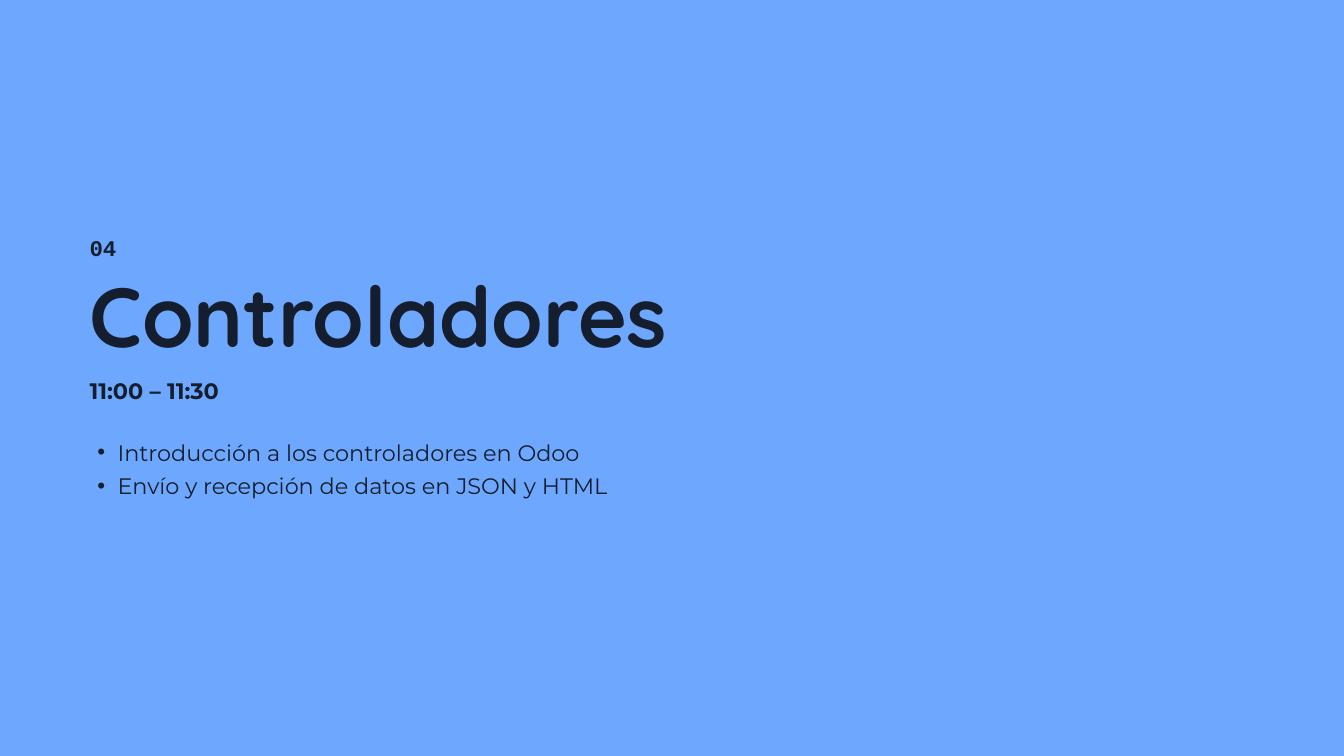
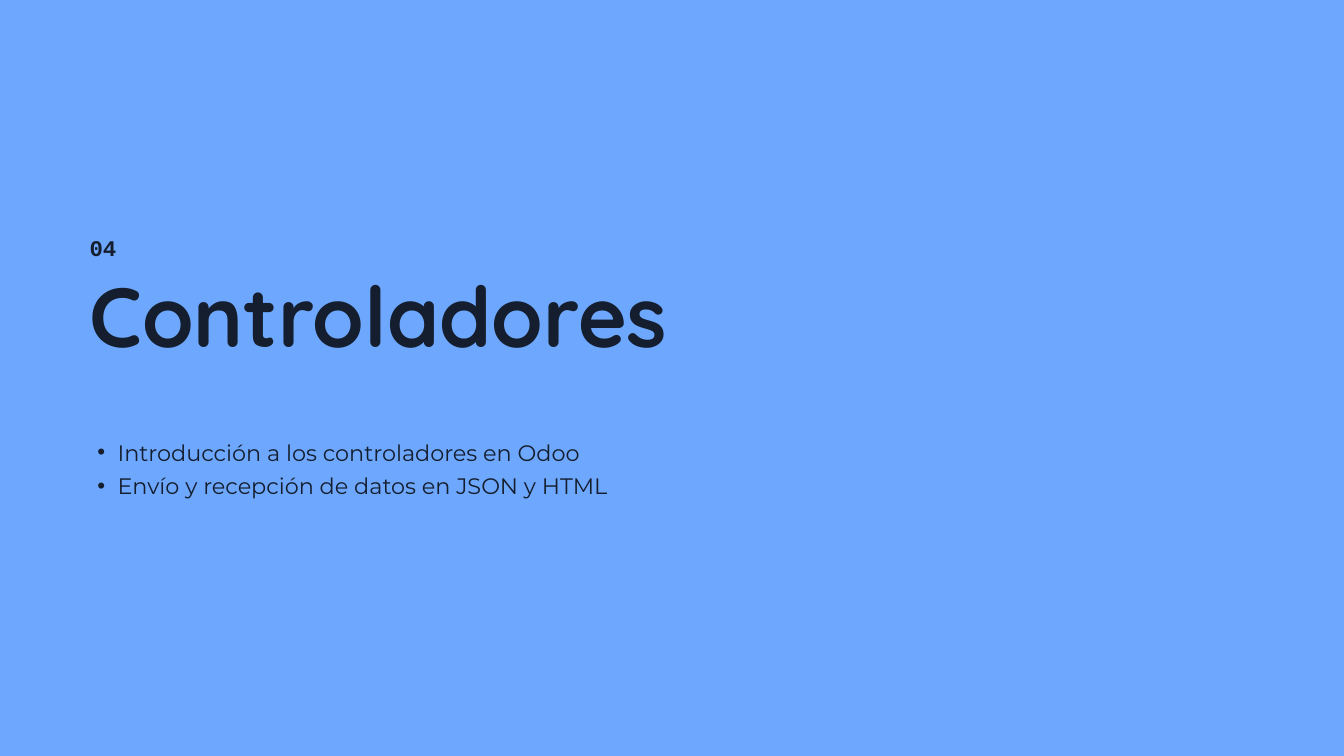
Before and after one commit to danieorellana/training, a slide deck: slide 17 of Capacitación técnica básica en Odoo — RG Ingenieros.pptx. Drawn at 1344x756 pixels with LibreOffice and Linux fonts; fonts in the diff are those of the drawing. Boxes give left, top, right and bottom in pixels: in the first picture for what was removed or moved away, otherwise in the second. Text is boxed around its words. In the diff, an @@ line names an element or a change of style, - is before the commit and + after.

```diff
--- a/Capacitación técnica básica en Odoo — RG Ingenieros.pptx
+++ b/Capacitación técnica básica en Odoo — RG Ingenieros.pptx
@@ text removed at [90,383,219,400] @@
-11:00 – 11:30
```
Also in this commit, not shown: 10 other slides changed.
